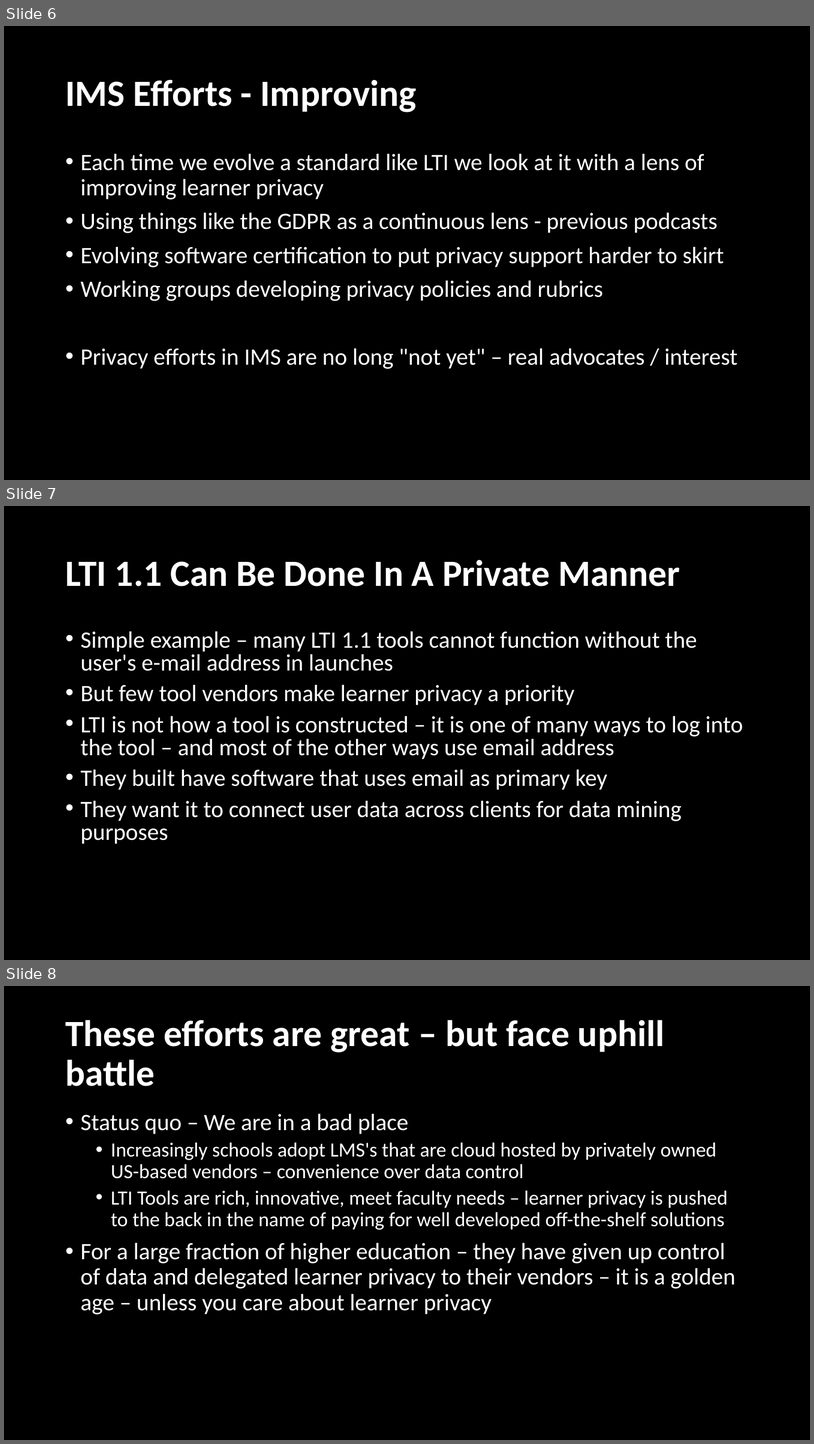
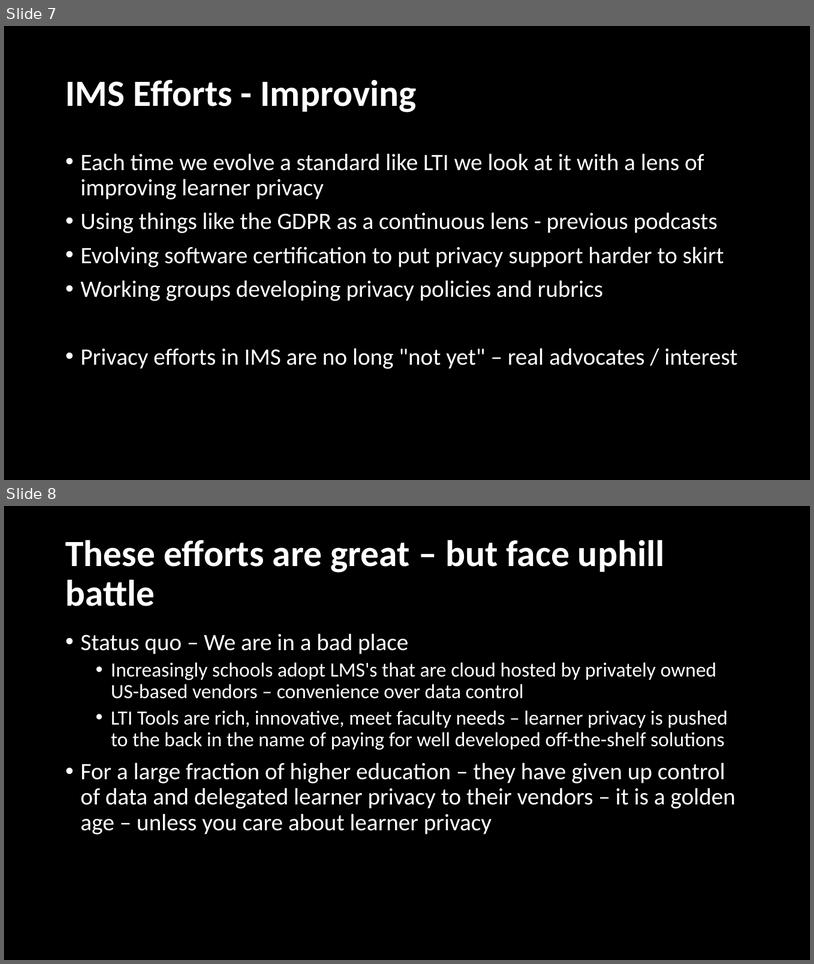
Before and after one commit to LearnerPrivacy/hugo-site, a slide deck: static/lectures/006-ALTEthics.pptx. Shown one above the other, each under a label of ours: slides 6, 7 and 8 before the commit, slides 7 and 8 after it. The pictures are 814x1444 and 814x964 pixels, drawn with LibreOffice and Linux fonts; fonts in the diff are those of the drawing; background and template pictures are left out. Boxes give left, top, right and bottom in pixels: in the first picture for what was removed or moved away, otherwise in the second. Text is boxed around its words. In the diff, an @@ line names an element or a change of style, - is before the commit and + after.

```diff
--- a/static/lectures/006-ALTEthics.pptx
+++ b/static/lectures/006-ALTEthics.pptx
@@ slide 7 removed at [4,506,810,960], background #000000 @@
@@ title removed at [65,559,681,586] @@
-LTI 1.1 Can Be Done In A Private Manner
@@ text removed at [81,631,744,844] @@
-• Simple example – many LTI 1.1 tools cannot function without the user's e-mail address in launches
-• But few tool vendors make learner privacy a priority
-• LTI is not how a tool is constructed – it is one of many ways to log into the tool – and most of the other ways use email address
-• They built have software that uses email as primary key
-• They want it to connect user data across clients for data mining purposes
@@ what was slide 6 is now slide 7 @@
```
Also in this commit, not shown: 4 slides changed, 1 slide added.
